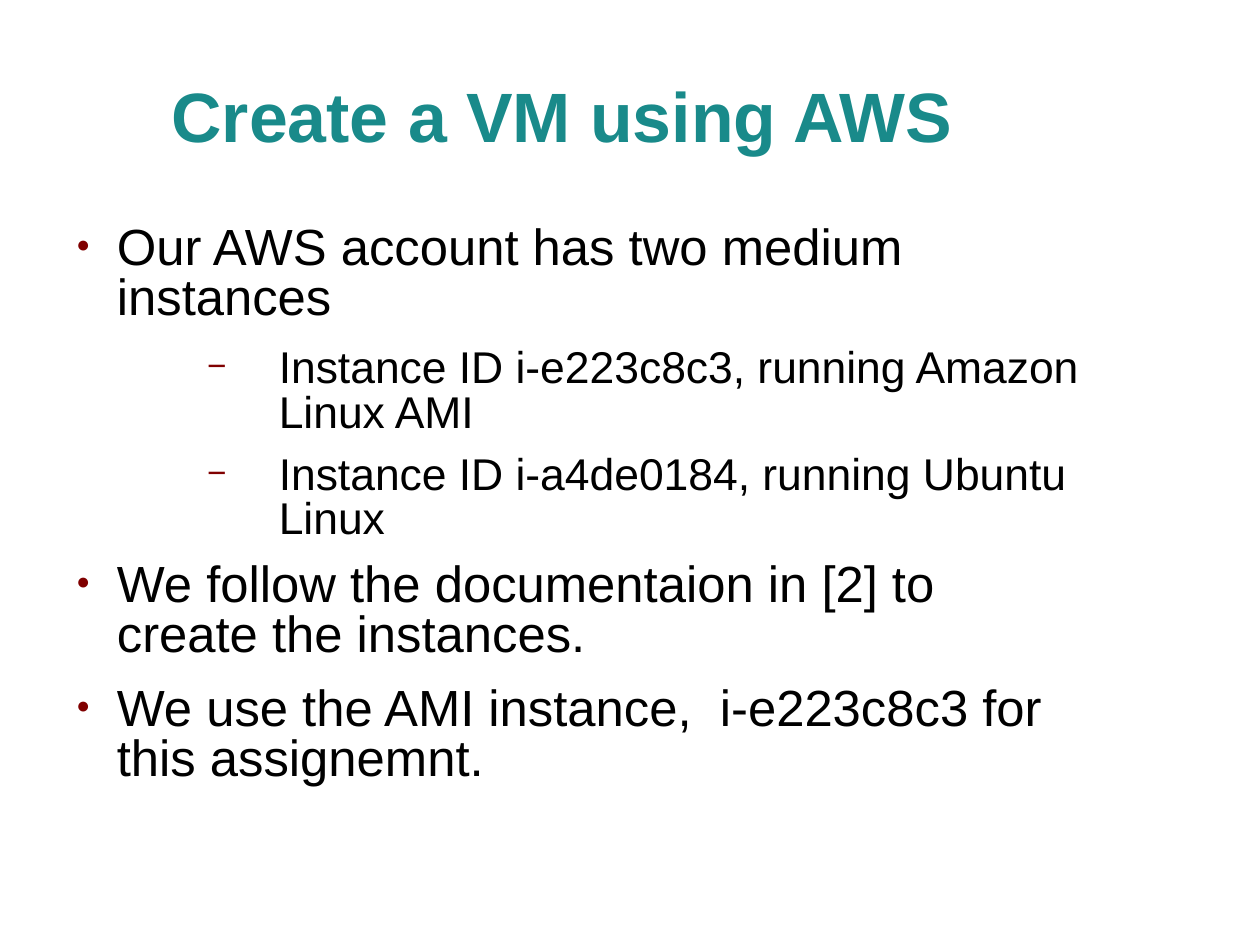
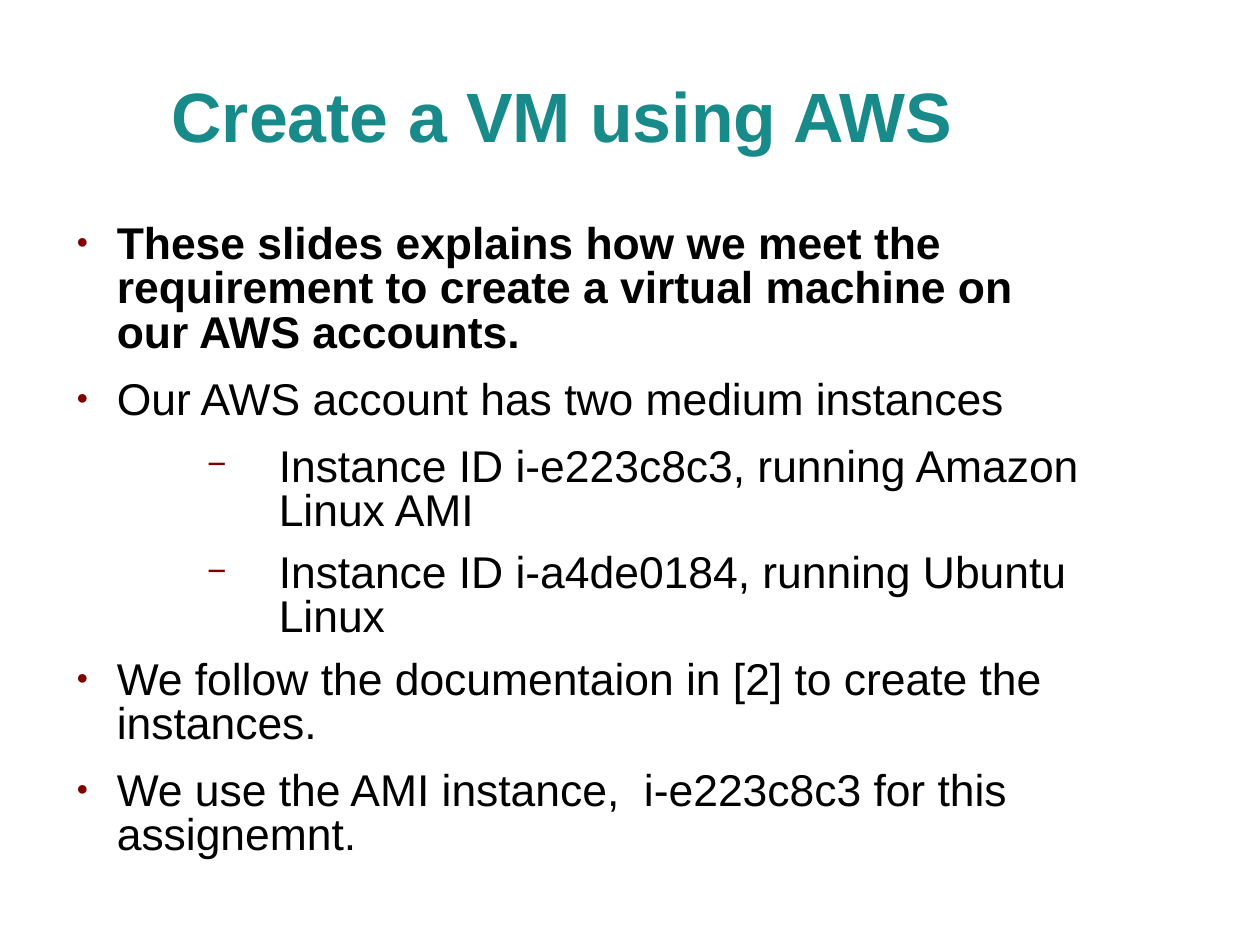
Before and after one commit to jhancock1975/cloud, a slide deck: slide 4 of assignment-1/assignment-1.ppt. Drawn at 1260x945 pixels with LibreOffice and Linux fonts; fonts in the diff are those of the drawing; background and template pictures are left out. Boxes give left, top, right and bottom in pixels: in the first picture for what was removed or moved away, otherwise in the second. Text is boxed around its words. In the diff, an @@ line names an element or a change of style, - is before the commit and + after.

```diff
--- a/assignment-1/assignment-1.ppt
+++ b/assignment-1/assignment-1.ppt
@@ text at (117, 226, 1012, 349): paragraph added @@
+● These slides explains how we meet the requirement to create a virtual machine on our AWS accounts.
@@ text at (117, 382, 1042, 859): size 32 to 28 pt in "Our AWS account has two medium instances", "We follow the documentaion in [2] to ...", "We use the AMI instance, i-e223c8c3 for ..." @@
```
Also in this commit, not shown: 4 other slides changed, 6 slides added, 1 other file.
